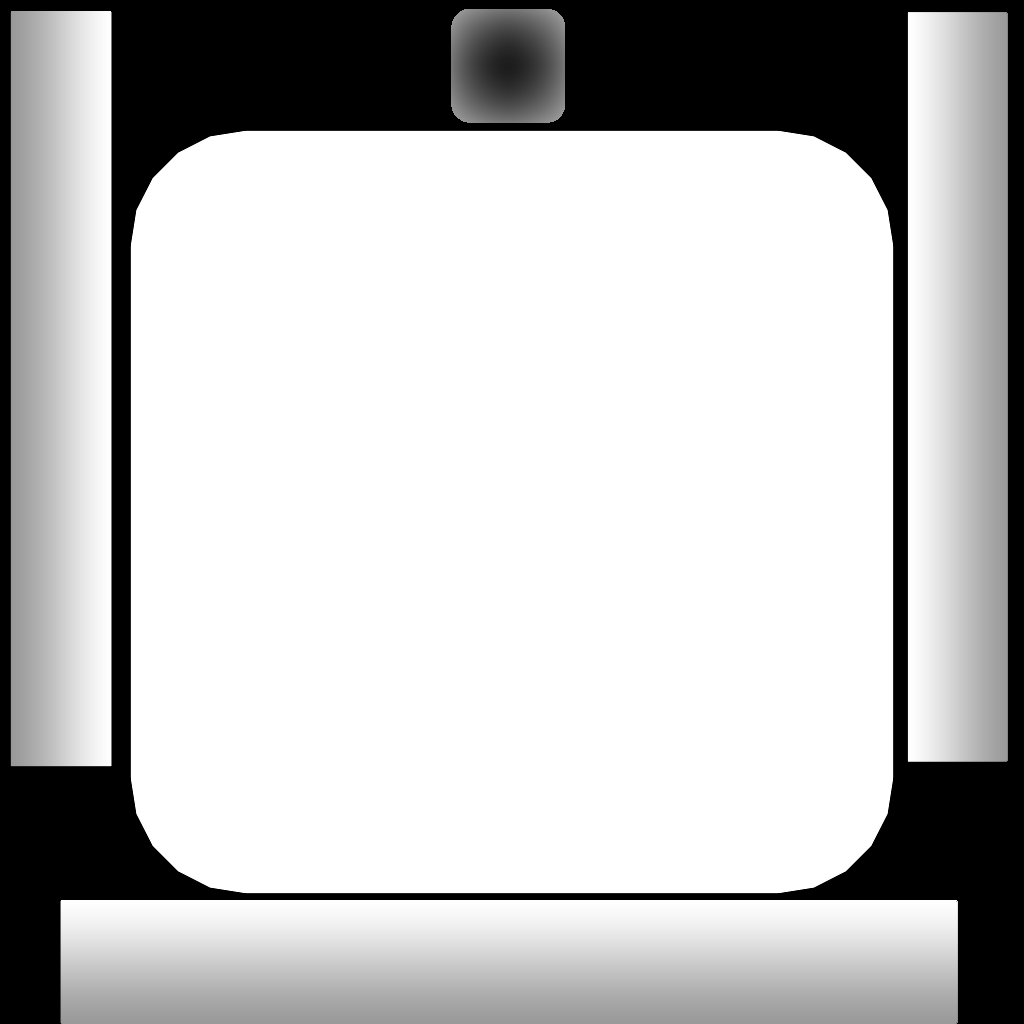
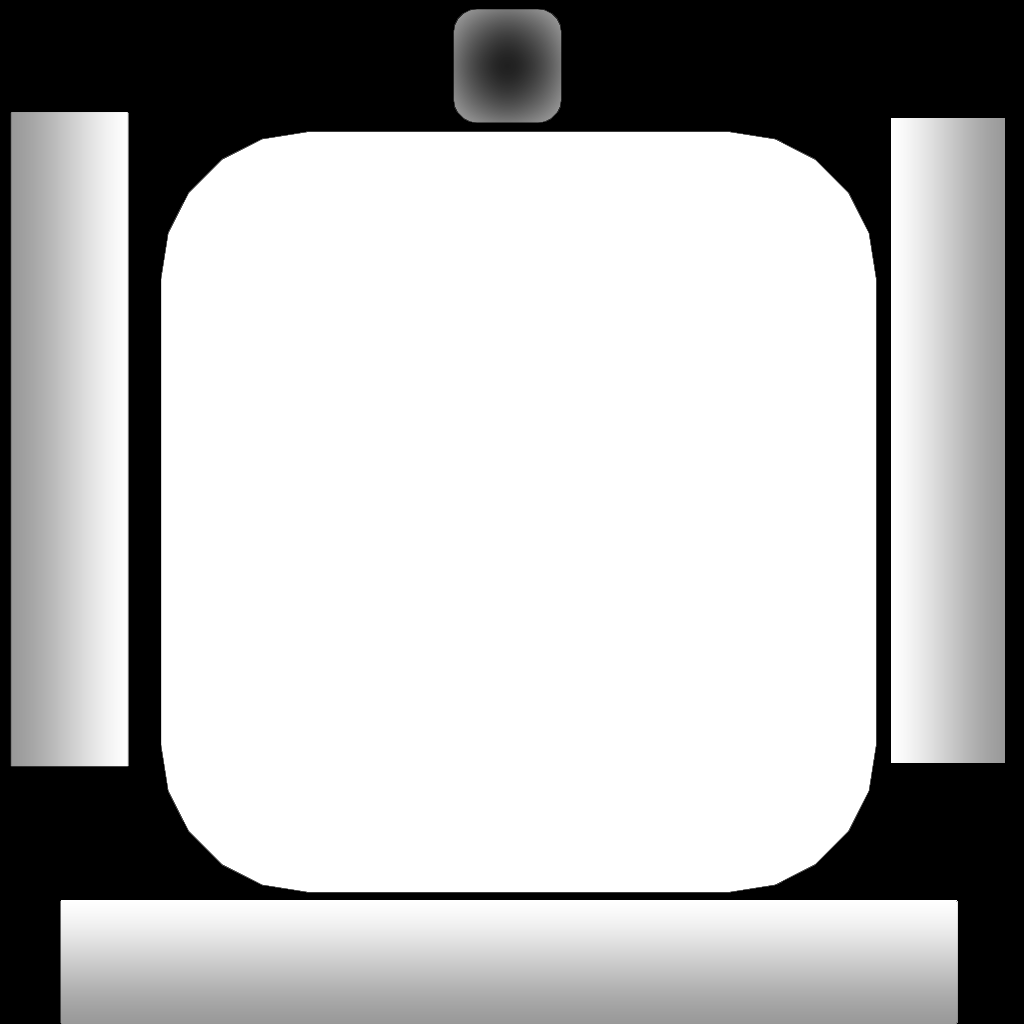
Layered file, before and after one edit (1024px x 1024px). Changes by layer:
added group "Grayscale base Jan2026" with 6 layers above "Grayscale base Dec2025" over [10, 9, 1008, 894]
added layer "Color Fill 1" (1st of 2, in "Grayscale base Jan2026") in group "Grayscale base Jan2026" over [161, 131, 877, 893]
added layer "Color Fill 2" (1st of 2, in "Grayscale base Jan2026") in group "Grayscale base Jan2026" over [453, 9, 562, 123]
added layer "Color Fill 4" (1st of 2, in "Grayscale base Jan2026") in group "Grayscale base Jan2026" over [891, 118, 1005, 763]
added layer "Color Fill 5" (1st of 2, in "Grayscale base Jan2026") in group "Grayscale base Jan2026" over [10, 112, 129, 767]
added layer "Color Fill 6" (1st of 2, in "Grayscale base Jan2026") in group "Grayscale base Jan2026" over [10, 9, 1008, 894]
renamed "Grayscale base" to "Grayscale base Dec2025", hid the group it (6 layers) over [10, 9, 1008, 894]